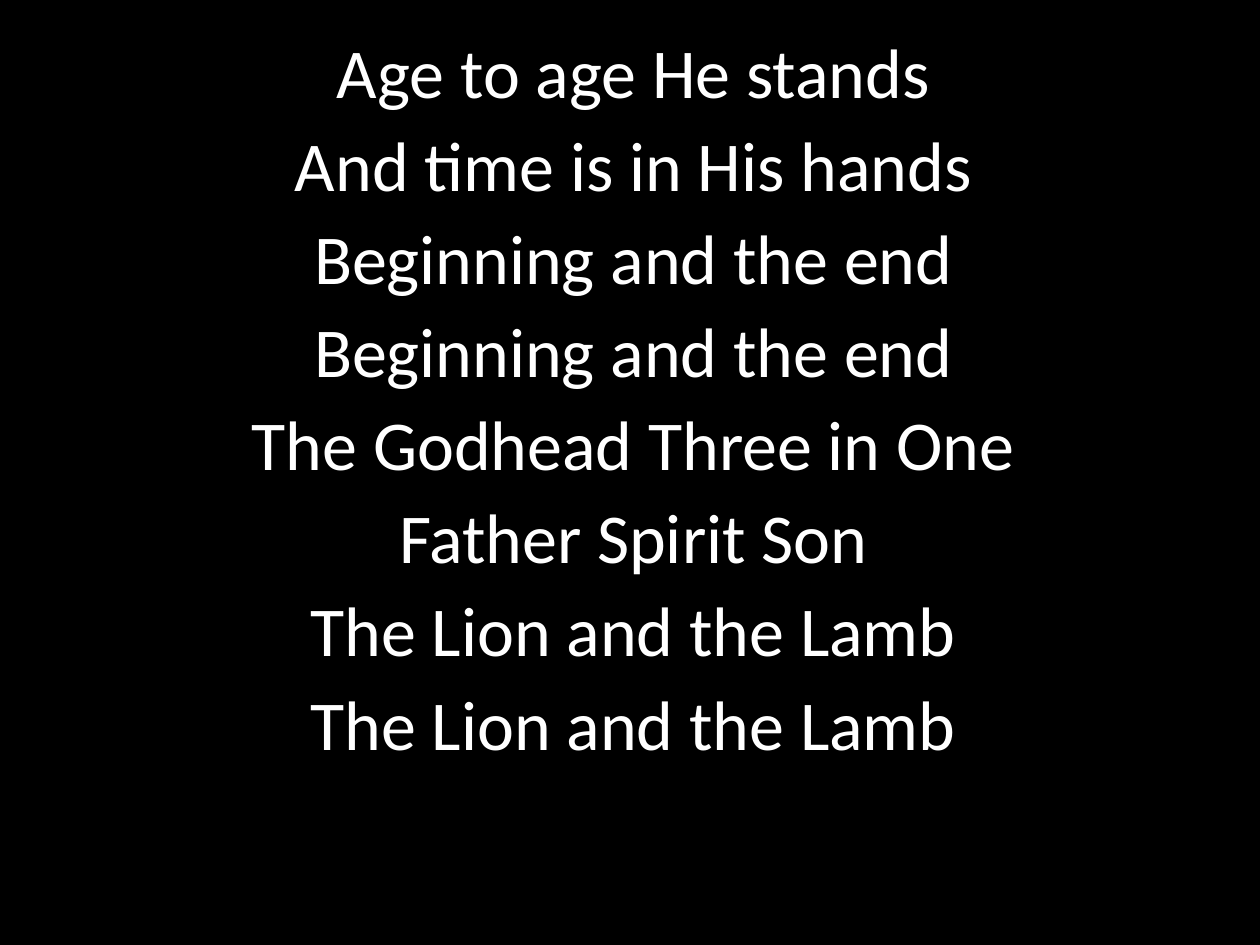
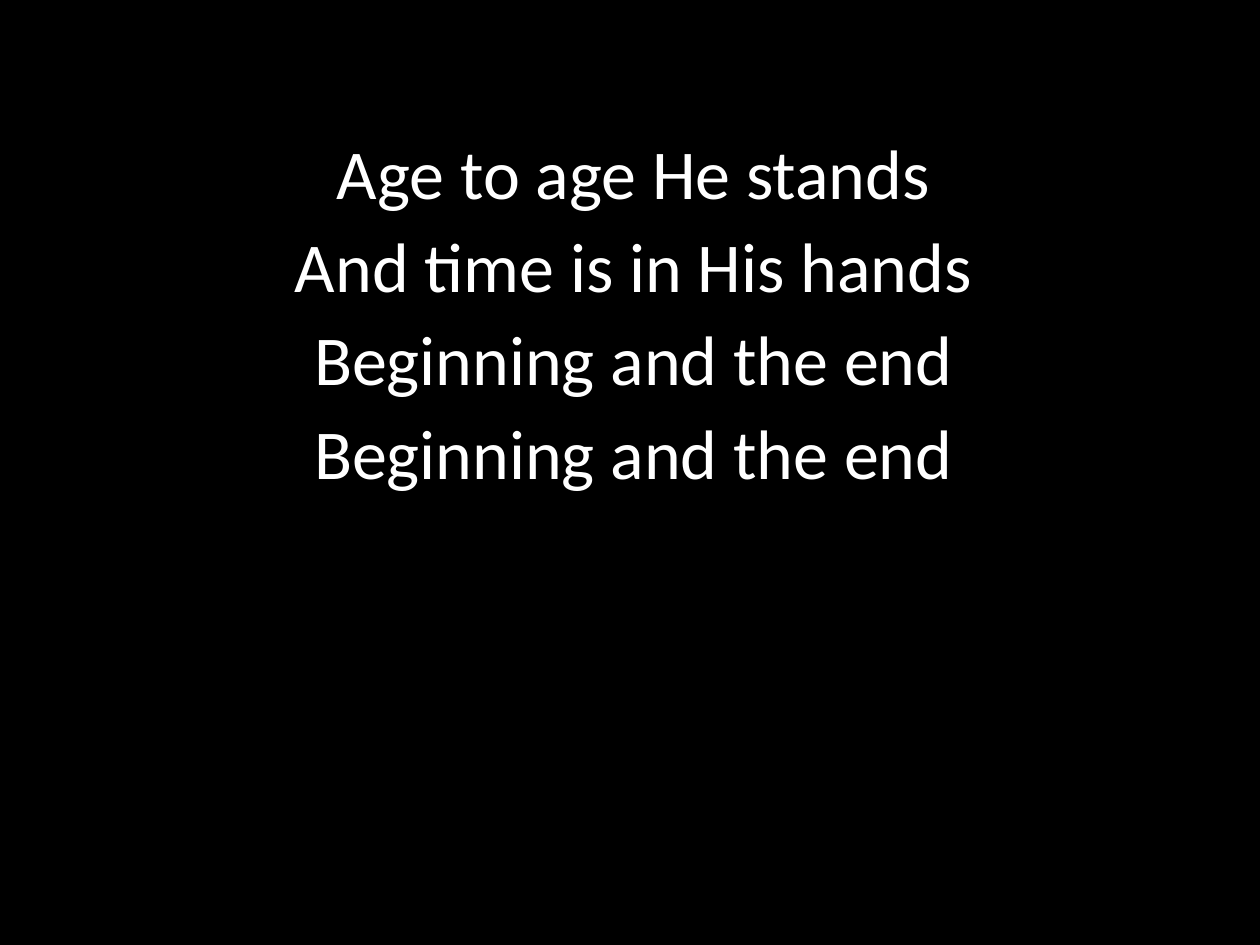
Before and after one commit to kendall412/worship, a slide deck: slide 5 of How Great is Our God.pptx (slide 4 before the commit). Drawn at 1260x945 pixels with LibreOffice and Linux fonts; fonts in the diff are those of the drawing. Boxes give left, top, right and bottom in pixels: in the first picture for what was removed or moved away, otherwise in the second. Text is boxed around its words. In the diff, an @@ line names an element or a change of style, - is before the commit and + after.

```diff
--- a/How Great is Our God.pptx
+++ b/How Great is Our God.pptx
@@ subtitle at [252, 421, 1014, 751]: paragraphs removed @@
-The Godhead Three in One
-Father Spirit Son
-The Lion and the Lamb
-The Lion and the Lamb
```
Also in this commit, not shown: 3 other slides changed, 2 slides added, 7 other files.
